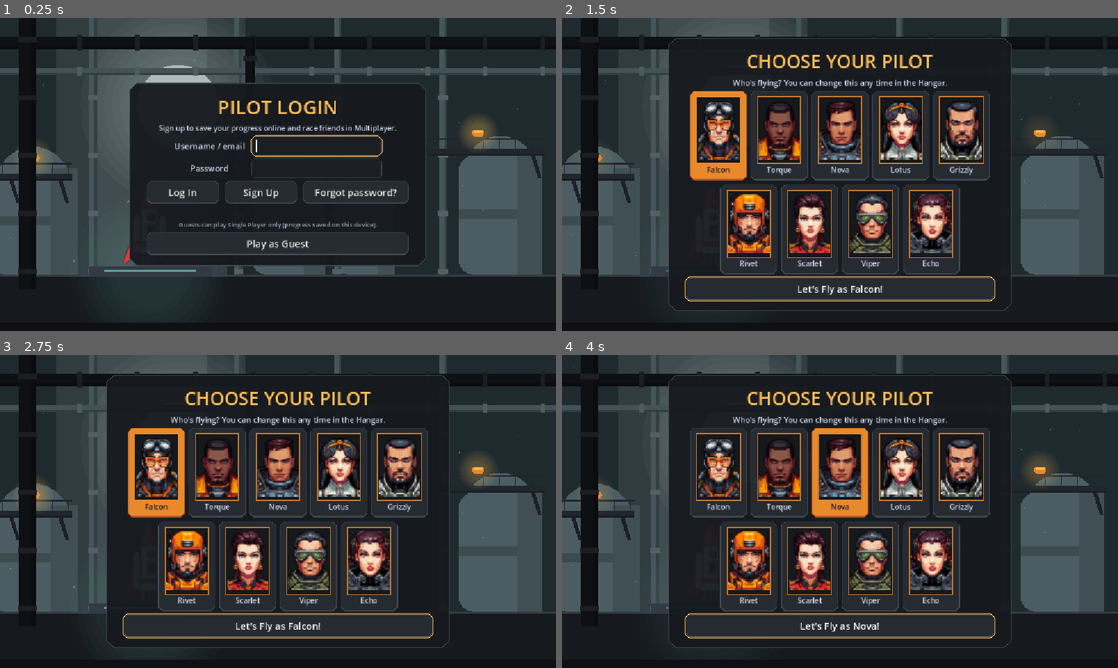
Above: before the commit, frames 1-4 (two rows, left to right).
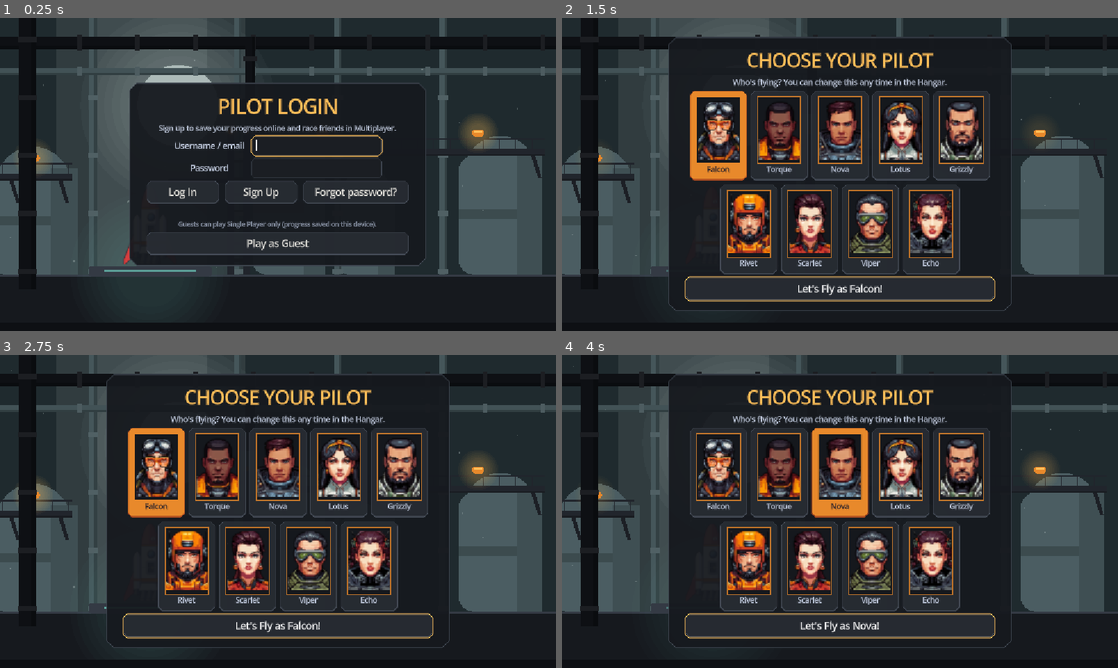
Above: after the commit, the same moments.

Repository: lukebelden/rocket-race
Game: Godot game, scene res://game.tscn
Two runs of this game, one before a commit and one after it. Both use one fixed random seed, a clock stepped at 60 frames per second and the inputs below.
Inputs (mouse positions are in pixels of both pictures, inside the frame that each line leads up to):
- Up to frame 1 (0.25 s): no input
- Up to frame 2 (1.5 s): click (878, 146) at 0.52 s; type "12" at 0.6 s; click (878, 168) at 0.75 s; type "12" at 0.83 s; click "Play as Guest" at 1.25 s
- Up to frame 3 (2.75 s): click (155, 473) at 2.02 s
- Up to frame 4 (4 s): click (778, 473) at 2.77 s; click (840, 473) at 3.52 s

The runs differ from the first frame. In frame 1, 1.7% of the frame differs, in the area x 28-72%, y 25-75%; in frame 2, 2.2%, in the area x 19-81%, y 6-89%; in frame 3, 2.2%; in frame 4, 2.2%.

Commit message:
Fix audio buzz and music clicks in the web build
- Web export uses threads so audio mixes off the main thread: stalls from typing
  or resizing the window no longer starve it. The server sends the COOP/COEP
  headers browsers require for threads.
- Bigger web audio buffer (output_latency.web = 100 ms).
- Menu music: arpeggio notes fade in/out and chords crossfade (also across the
  loop point), removing the clicks every half second and the pops at chord changes.
- Resize: layout rebuilds once resizing stops; default font uses MSDF so text
  isn't re-rasterised at every new size.
- Rebuilt build/web.

Co-Authored-By: Claude Opus 5.5 <noreply@anthropic.com>

Diff:
--- a/game.gd
+++ b/game.gd
@@ -289,7 +289,7 @@
 	_make_radar_overlay()
 	station_footer.pressed.connect(_on_station_footer)
 	_update_layout()
-	get_window().size_changed.connect(_update_layout)
+	get_window().size_changed.connect(_on_window_resized)
 	rocket.booster_lost.connect(_on_booster_lost)
 	# Instrument look: the fuel and hull gauges are cut into segments.
 	for bar: ProgressBar in [boost_bar, hull_bar]:
@@ -441,8 +441,29 @@
 
 
 ## Use a tall base resolution on portrait screens (phones) so things aren't tiny.
+## Dragging the window edge fires size_changed for every pixel. Redoing the whole layout
+## (and rebuilding the star layers) each time stalls the game, and in the web build that
+## starves the audio and you hear a buzz. So wait until the resizing stops, except when the
+## screen flips between portrait and landscape (that needs the new layout straight away).
+var _resize_timer: SceneTreeTimer
+var _layout_portrait := false
+
+
+func _on_window_resized() -> void:
+	var portrait := get_window().size.y > get_window().size.x
+	if portrait != _layout_portrait:
+		_update_layout()
+		return
+	if _resize_timer:
+		_resize_timer.timeout.disconnect(_update_layout)
+	_resize_timer = get_tree().create_timer(0.15, true)
+	_resize_timer.timeout.connect(_update_layout)
+
+
 func _update_layout() -> void:
+	_resize_timer = null
 	var window := get_window()
+	_layout_portrait = window.size.y > window.size.x
 	var portrait := window.size.y > window.size.x
 	window.content_scale_size = Vector2i(648, 1152) if portrait else Vector2i(1152, 648)
 
--- a/project.godot
+++ b/project.godot
@@ -24,6 +24,10 @@
 
 project/assembly_name="Rocket Race"
 
+[gui]
+
+theme/default_font_multichannel_signed_distance_field=true
+
 [input_devices]
 
 pointing/emulate_touch_from_mouse=true
@@ -41,6 +45,7 @@
 [audio]
 
 general/default_playback_type.web=0
+driver/output_latency.web=100
 
 [autoload]
 
--- a/sound.gd
+++ b/sound.gd
@@ -299,25 +299,41 @@
 	var bar := 4.0  # seconds per chord
 	# Am - F - C - G (root frequencies of each chord's notes)
 	var chords := [[220.0, 261.63, 329.63], [174.61, 220.0, 261.63], [261.63, 329.63, 392.0], [196.0, 246.94, 293.66]]
-	var n := int(bar * chords.size() * MUSIC_RATE)
+	var total := bar * chords.size()
+	var n := int(total * MUSIC_RATE)
 	var out := PackedFloat32Array()
 	out.resize(n)
 	var step := 0.5  # arpeggio note length
+	var xfade := 0.6  # seconds the old chord fades out under the new one (no pop at chord changes)
 	for i in n:
 		var t := float(i) / MUSIC_RATE
 		var ci := int(t / bar) % chords.size()
+		var in_bar := fmod(t, bar)
+		# Pad: soft sine chord, swelling over each bar.
+		var swell := sin(PI * in_bar / bar)
+		var pad := _pad(chords[ci], t) * (0.35 + 0.65 * swell)
+		if in_bar < xfade:
+			# Blend from the previous chord. For the first bar that is the last chord at the
+			# end of the loop (t + total), so the loop point is seamless too.
+			var w := 0.5 - 0.5 * cos(PI * in_bar / xfade)
+			var prev_t := t + total if ci == 0 else t
+			# 0.35 = the swell level the old chord ended its bar on.
+			pad = pad * w + _pad(chords[(ci + chords.size() - 1) % chords.size()], prev_t) * 0.35 * (1.0 - w)
+		pad *= 0.045
+		# Arpeggio: chord notes an octave up, each plucked and fading. The short fade-in and
+		# fade-out stop every note from clicking.
 		var chord: Array = chords[ci]
-		var in_bar := fmod(t, bar)
-		# Pad: soft sine chord, swelling in and out over each bar (so the loop is seamless).
-		var swell := sin(PI * in_bar / bar)
-		var pad := 0.0
-		for f in chord:
-			pad += sin(TAU * f * 0.5 * t) + 0.3 * sin(TAU * f * t)
-		pad *= 0.045 * (0.35 + 0.65 * swell)
-		# Arpeggio: chord notes an octave up, each plucked and fading.
 		var ai := int(in_bar / step)
 		var note: float = chord[ai % chord.size()] * (2.0 if ai % 6 < 3 else 4.0)
 		var at := fmod(in_bar, step)
-		var arp := sin(TAU * note * t) * exp(-at * 6.0) * 0.06
+		var edge := minf(minf(at / 0.008, (step - at) / 0.02), 1.0)
+		var arp := sin(TAU * note * at) * exp(-at * 6.0) * edge * 0.06
 		out[i] = pad + arp
 	return _wav(_norm(out, 0.7), true, MUSIC_RATE)
+
+
+func _pad(chord: Array, t: float) -> float:
+	var s := 0.0
+	for f in chord:
+		s += sin(TAU * f * 0.5 * t) + 0.3 * sin(TAU * f * t)
+	return s
Not shown, changed: export_presets.cfg
Not shown, changed: build/web/index.pck
Not shown, changed: build/web/index.wasm
